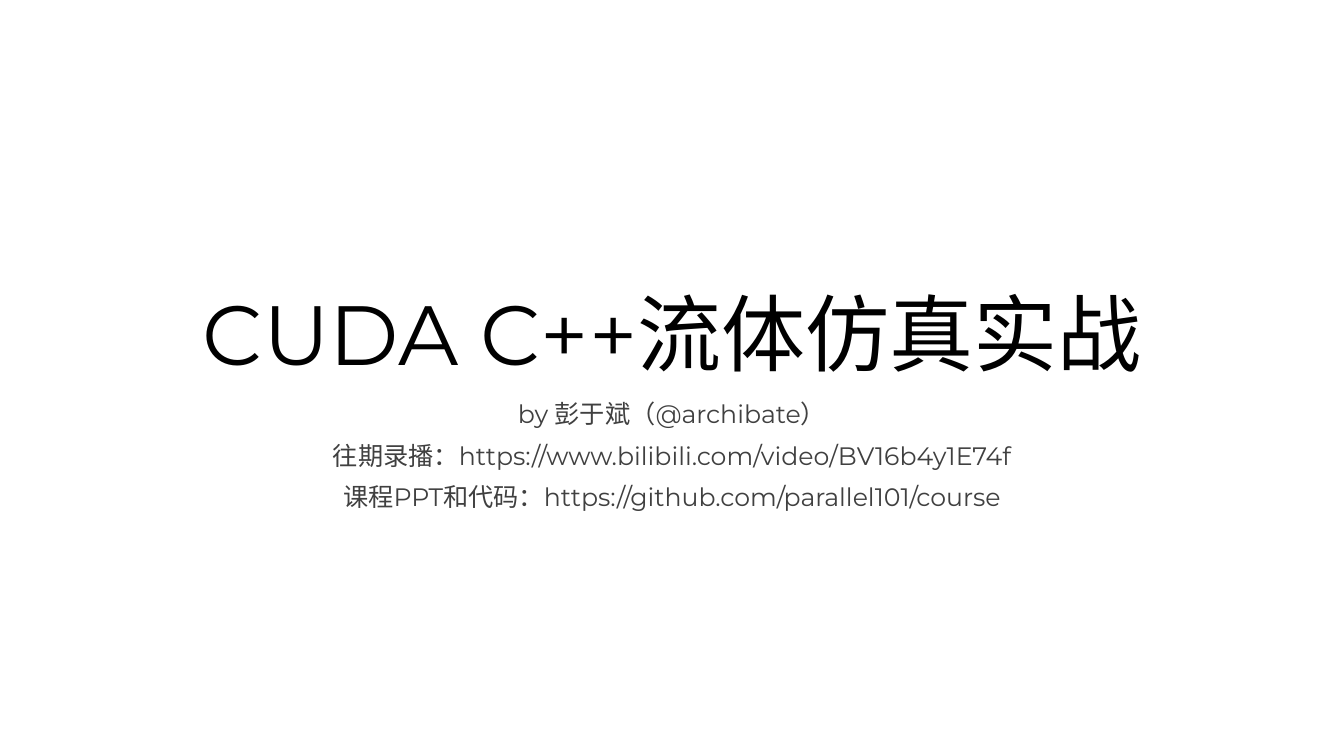
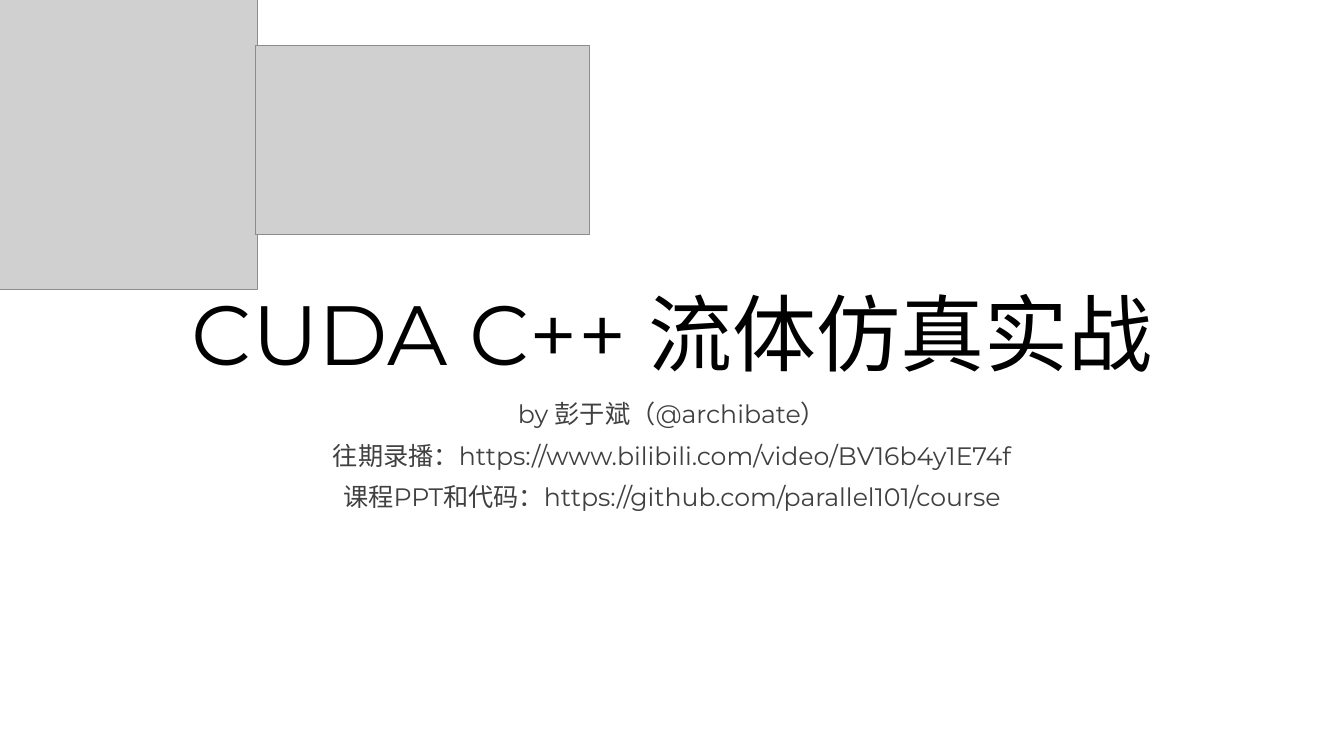
Before and after one commit to parallel101/course, a slide deck: slide 1 of 09/slides.pptx. Drawn at 1344x756 pixels with LibreOffice and Linux fonts; fonts in the diff are those of the drawing; grey boxes stand for pictures. Boxes give left, top, right and bottom in pixels: in the first picture for what was removed or moved away, otherwise in the second. Text is boxed around its words. In the diff, an @@ line names an element or a change of style, - is before the commit and + after.

```diff
--- a/09/slides.pptx
+++ b/09/slides.pptx
@@ picture added at <box>0,0,257,289</box> @@
@@ picture added at <box>256,45,590,235</box> @@
@@ title at <box>192,283,1152,372</box>: spaces changed @@
-CUDA C++流体仿真实战
+CUDA C++ 流体仿真实战
```
Also in this commit, not shown: 28 slides added, 6 other files.
